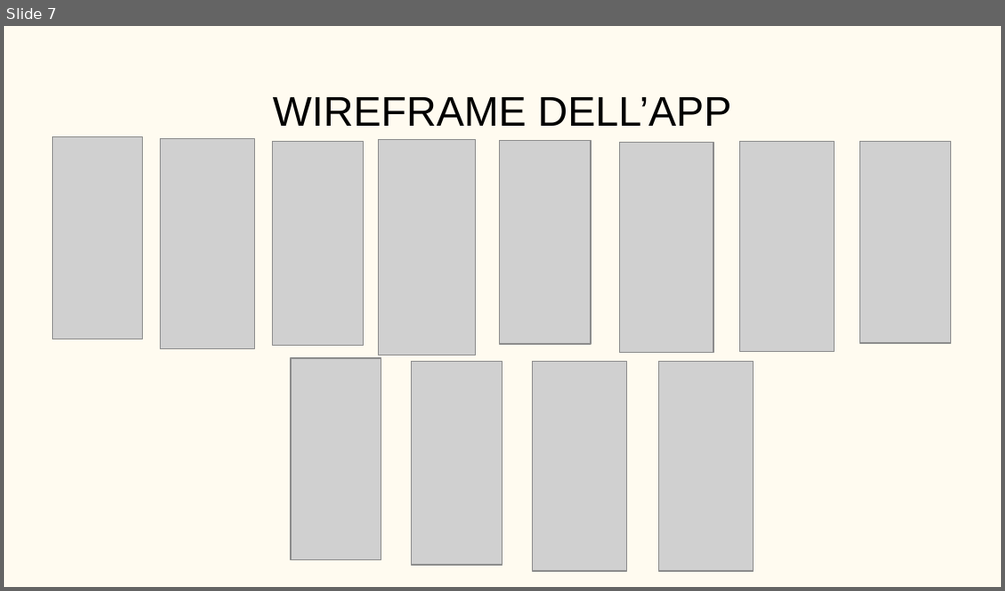
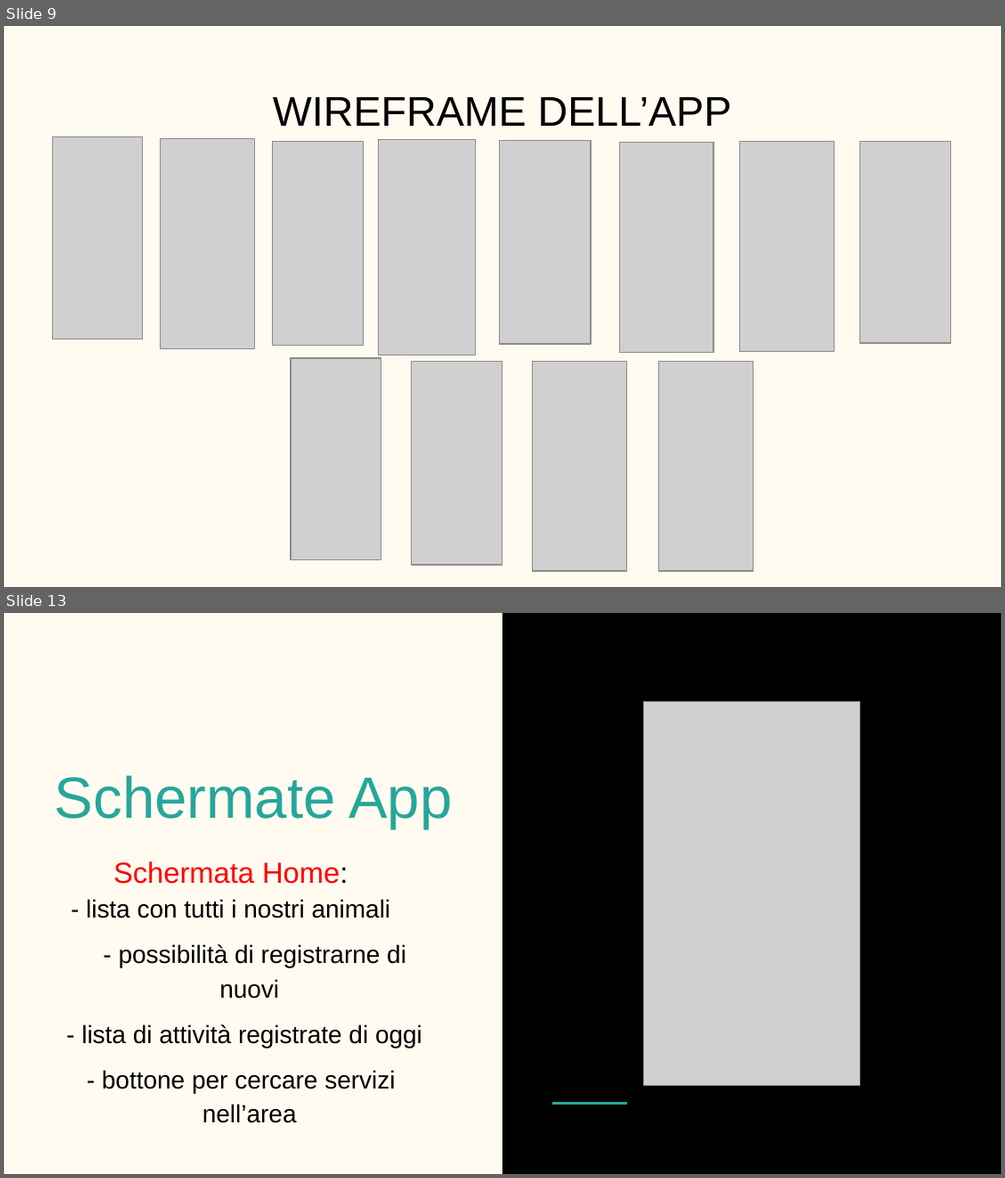
Before and after one commit to Tommiconlai/AppPet, a slide deck: Documenti/Relazione Finale/PP relazione.pptx. Shown one above the other, each under a label of ours: slide 7 before the commit, slides 9 and 13 after it; the slides between them are not shown. The pictures are 1005x591 and 1005x1178 pixels, drawn with LibreOffice and Linux fonts; fonts in the diff are those of the drawing; grey boxes stand for pictures. Boxes give left, top, right and bottom in pixels: in the first picture for what was removed or moved away, otherwise in the second. Text is boxed around its words. In the diff, an @@ line names an element or a change of style, - is before the commit and + after.

```diff
--- a/Documenti/Relazione Finale/PP relazione.pptx
+++ b/Documenti/Relazione Finale/PP relazione.pptx
@@ slide 13 added at (x1=4, y1=613, x2=1001, y2=1174), background #FFFBF0 @@
@@ rectangle added at (x1=502, y1=613, x2=1001, y2=1173), fill #000000 @@
@@ picture added at (x1=643, y1=702, x2=859, y2=1086) @@
@@ title added at (x1=55, y1=775, x2=452, y2=829), 42 pt, text #26A69A @@
+Schermate App
@@ subtitle added at (x1=81, y1=861, x2=422, y2=1123), 18 pt, text #000000 @@
+Schermata Home:
+- lista con tutti i nostri animali
+- possibilità di registrarne di nuovi
+- lista di attività registrate di oggi
+- bottone per cercare servizi nell’area
@@ line added from (552, 1103) to (627, 1103), #26A69A 1.5 pt @@
@@ what was slide 7 is now slide 9 @@
```
Also in this commit, not shown: 2 slides changed, 9 other slides added.
